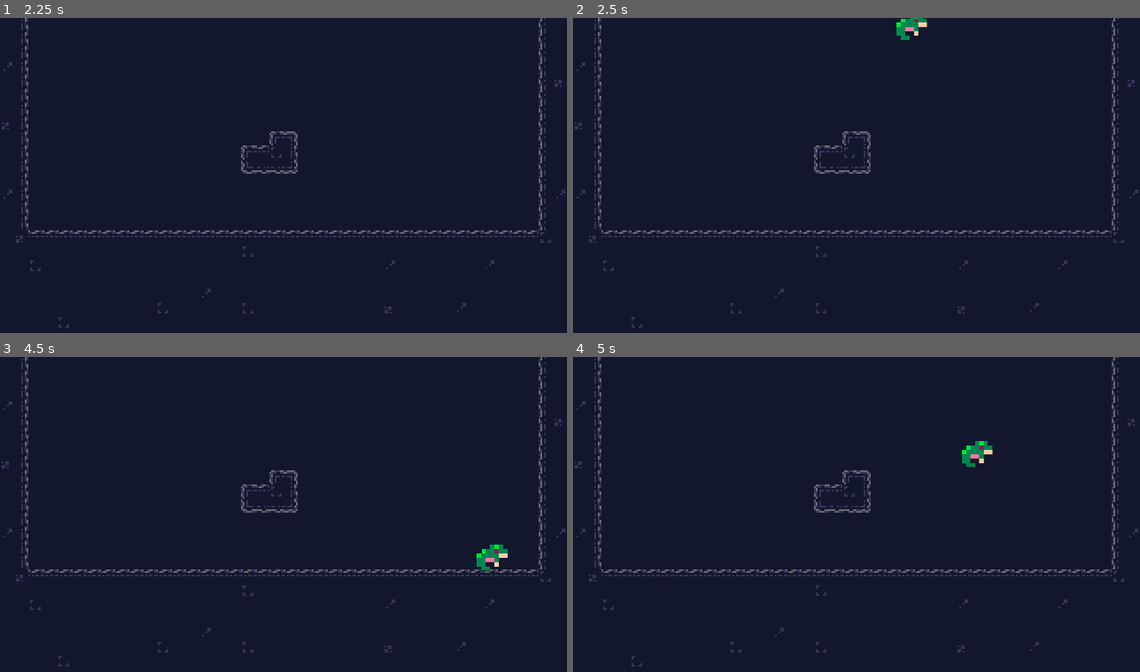
Above: before the commit, frames 1-4 (two rows, left to right).
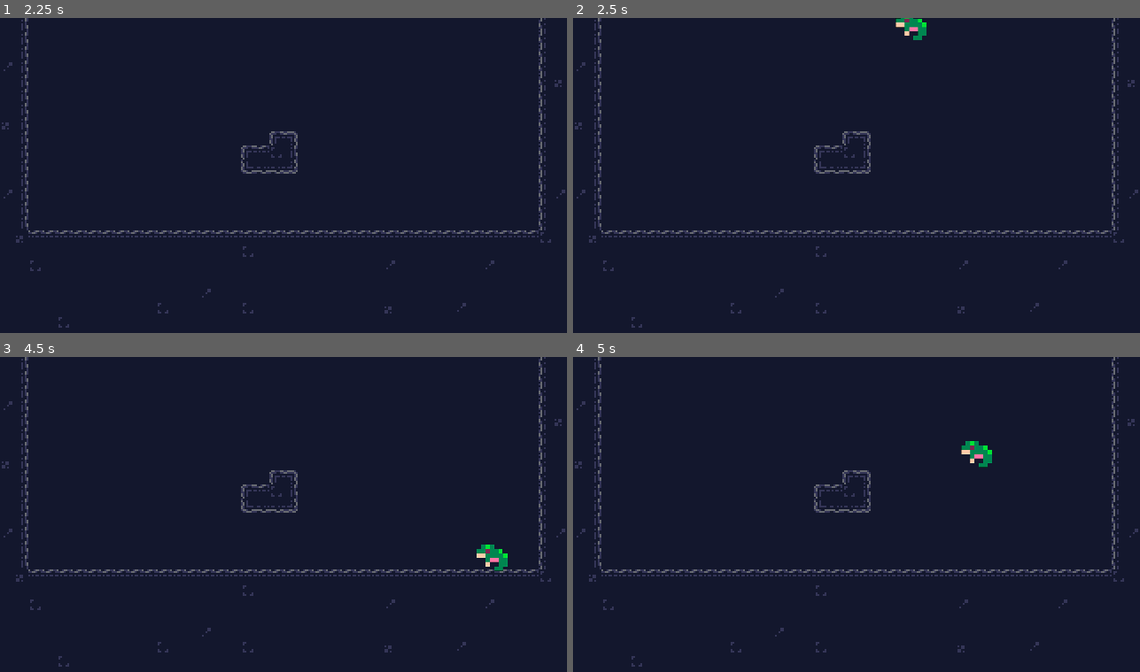
Above: after the commit, the same moments.

Repository: drkdragonz/FrogJam-
Game: Godot game, scene res://Scenes/World.tscn
Same seed, same stepped clock (60 frames per second), same inputs: the game is played once before the commit and once after it.
Inputs:
- Up to frame 1 (2.25 s): tap Enter at 0.5 s; hold Right (ui_right) 0.53-2.03 s; tap Up (ui_up) at 0.6, 0.77, 1.07, 1.35, 1.52, 1.82, 2.1 s; hold Left (ui_left) from 2.03 s (still down)
- Up to frame 2 (2.5 s): keep holding Left (ui_left)
- Up to frame 3 (4.5 s): release Left (ui_left) at 2.78 s; hold Right (ui_right) 2.78-4.28 s; tap Up (ui_up) at 2.85, 3.02, 3.32, 3.6, 3.77, 4.07, 4.35 s; hold Left (ui_left) from 4.28 s (still down)
- Up to frame 4 (5 s): keep holding Left (ui_left); tap Up (ui_up) at 4.52, 4.82 s

Frame 1 is identical in both runs. In frame 2, 0.3% of the frame differs, in the area x 56-63%, y 0-8%; in frame 3, 0.3%; in frame 4, 0.3%, in the area x 68-75%, y 26-36%.

Commit message:
Player Flipping

Diff:
--- /dev/null
+++ b/Scenes/Player.tscn
@@ -0,0 +1,72 @@
+[gd_scene load_steps=7 format=2]
+
+[ext_resource path="res://Graphics/frog.png" type="Texture" id=1]
+[ext_resource path="res://Scripts/Player.gd" type="Script" id=2]
+
+[sub_resource type="RectangleShape2D" id=1]
+extents = Vector2( 11, 7 )
+
+[sub_resource type="Animation" id=2]
+resource_name = "Jump"
+loop = true
+tracks/0/type = "value"
+tracks/0/path = NodePath("Sprite:frame")
+tracks/0/interp = 1
+tracks/0/loop_wrap = true
+tracks/0/imported = false
+tracks/0/enabled = true
+tracks/0/keys = {
+"times": PoolRealArray( 0, 0.1, 0.2, 0.3, 0.4, 0.5, 0.6, 0.7, 0.8 ),
+"transitions": PoolRealArray( 1, 1, 1, 1, 1, 1, 1, 1, 1 ),
+"update": 1,
+"values": [ 0, 1, 2, 3, 4, 4, 4, 5, 5 ]
+}
+
+[sub_resource type="Animation" id=3]
+length = 0.001
+tracks/0/type = "value"
+tracks/0/path = NodePath("Sprite:frame")
+tracks/0/interp = 1
+tracks/0/loop_wrap = true
+tracks/0/imported = false
+tracks/0/enabled = true
+tracks/0/keys = {
+"times": PoolRealArray( 0 ),
+"transitions": PoolRealArray( 1 ),
+"update": 0,
+"values": [ 1 ]
+}
+
+[sub_resource type="Animation" id=4]
+resource_name = "Walk"
+loop = true
+tracks/0/type = "value"
+tracks/0/path = NodePath("Sprite:frame")
+tracks/0/interp = 1
+tracks/0/loop_wrap = true
+tracks/0/imported = false
+tracks/0/enabled = true
+tracks/0/keys = {
+"times": PoolRealArray( 0, 0.1, 0.2, 0.3, 0.4, 0.5, 0.6, 0.7, 0.8 ),
+"transitions": PoolRealArray( 1, 1, 1, 1, 1, 1, 1, 1, 1 ),
+"update": 1,
+"values": [ 0, 1, 2, 3, 4, 5, 6, 7, 8 ]
+}
+
+[node name="Player" type="KinematicBody2D"]
+script = ExtResource( 2 )
+
+[node name="Sprite" type="Sprite" parent="."]
+position = Vector2( 1.90735e-06, -2 )
+scale = Vector2( 0.2, 0.2 )
+texture = ExtResource( 1 )
+hframes = 9
+frame = 1
+
+[node name="CollisionShape2D" type="CollisionShape2D" parent="."]
+shape = SubResource( 1 )
+
+[node name="AnimationPlayer" type="AnimationPlayer" parent="."]
+anims/Jump = SubResource( 2 )
+anims/RESET = SubResource( 3 )
+anims/Walk = SubResource( 4 )
--- a/Scenes/World.tscn
+++ b/Scenes/World.tscn
@@ -1,6 +1,6 @@
 [gd_scene load_steps=31 format=2]
 
-[ext_resource path="res://Player.tscn" type="PackedScene" id=1]
+[ext_resource path="res://Scenes/Player.tscn" type="PackedScene" id=1]
 [ext_resource path="res://Graphics/Cave/Rock tilemap.png" type="Texture" id=2]
 [ext_resource path="res://Graphics/Cave/Rock background.png" type="Texture" id=3]
 
--- /dev/null
+++ b/Scripts/Player.gd
@@ -0,0 +1,40 @@
+extends KinematicBody2D
+
+export (int) var speed = 100
+export (int) var jump_speed = -200
+export (int) var gravity = 300
+
+var velocity = Vector2.ZERO
+
+export (float, 0, 1.0) var friction = 0.1
+export (float, 0, 1.0) var acceleration = 0.25
+
+func move_direction() -> Vector2:
+	return Vector2(
+		Input.get_action_strength("ui_right") - Input.get_action_strength("ui_left"), 0)
+
+func flip_sprite() -> void:
+	if velocity.x < 0:
+		$Sprite.flip_h = true
+	if move_direction().x > 0:
+		$Sprite.flip_h = false
+
+func get_input():
+	var dir = 0
+	if Input.is_action_pressed("ui_right"):
+		dir += 1
+	if Input.is_action_pressed("ui_left"):
+		dir -= 1
+	if dir != 0:
+		velocity.x = lerp(velocity.x, dir * speed, acceleration)
+	else:
+		velocity.x = lerp(velocity.x, 0, friction)
+
+func _physics_process(delta):
+	flip_sprite()
+	get_input()
+	velocity.y += gravity * delta
+	velocity = move_and_slide(velocity, Vector2.UP)
+	if Input.is_action_just_pressed("ui_up"):
+		if is_on_floor():
+			velocity.y = jump_speed
